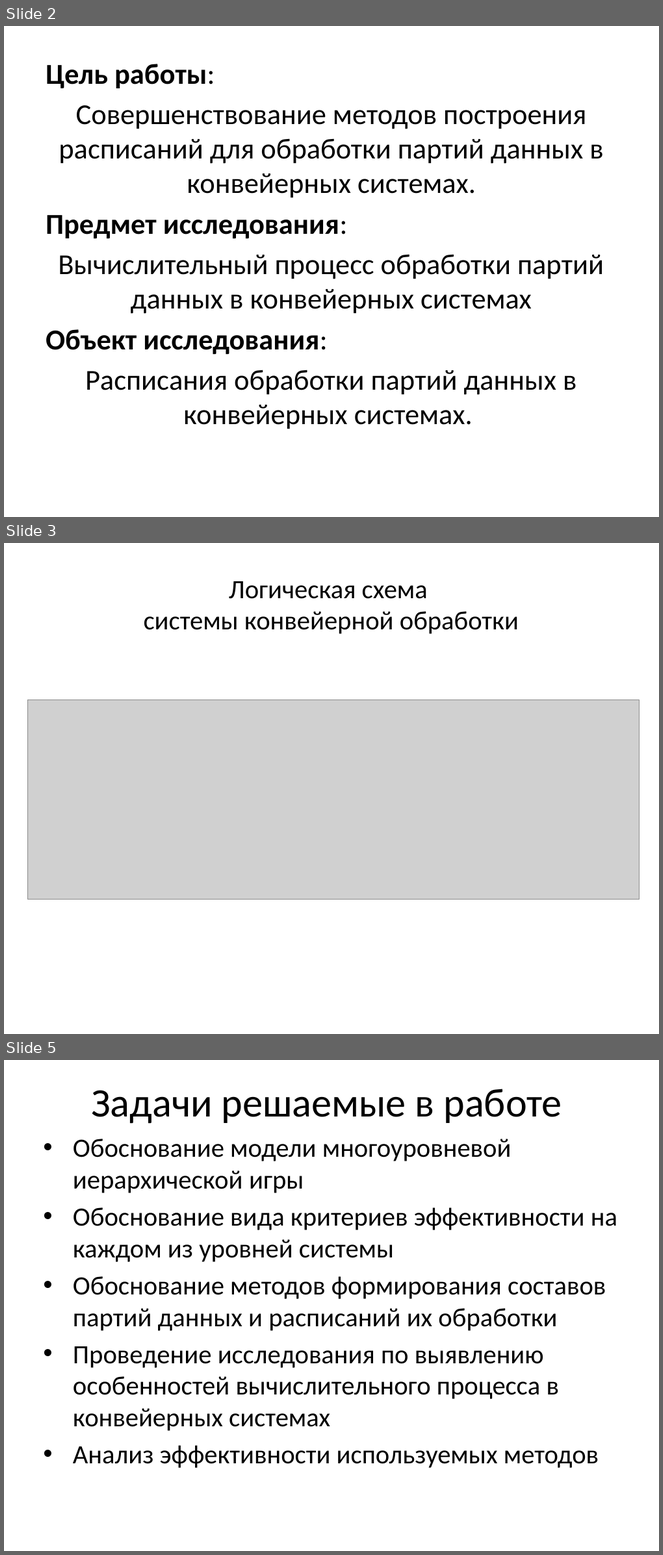
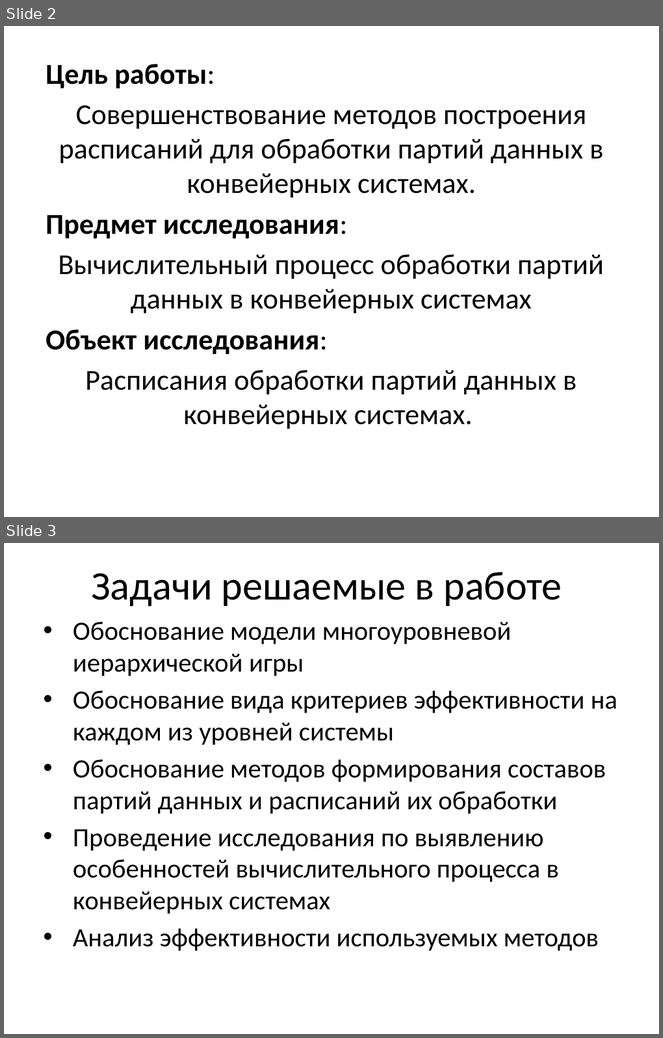
Before and after one commit to sasha2567/diplom, a slide deck: К защите/Саша/В диплом/На защиту/На защиту.pptx. Shown one above the other, each under a label of ours: slides 2, 3 and 5 before the commit, slides 2 and 3 after it; the slides between them are not shown. The pictures are 663x1555 and 663x1038 pixels, drawn with LibreOffice and Linux fonts; fonts in the diff are those of the drawing; grey boxes stand for pictures. Boxes give left, top, right and bottom in pixels: in the first picture for what was removed or moved away, otherwise in the second. Text is boxed around its words. In the diff, an @@ line names an element or a change of style, - is before the commit and + after.

```diff
--- a/К защите/Саша/В диплом/На защиту/На защиту.pptx
+++ b/К защите/Саша/В диплом/На защиту/На защиту.pptx
@@ slide 3 removed at <box>4,543,659,1034</box>, background #FFFFFF @@
@@ title removed at <box>144,581,519,634</box> @@
-Логическая схема
-системы конвейерной обработки
@@ picture removed at <box>27,700,640,900</box> @@
@@ what was slide 5 is now slide 3 @@
```
Also in this commit, not shown: 4 slides changed, 1 slide added, 4 other slides removed, 5 other files.
